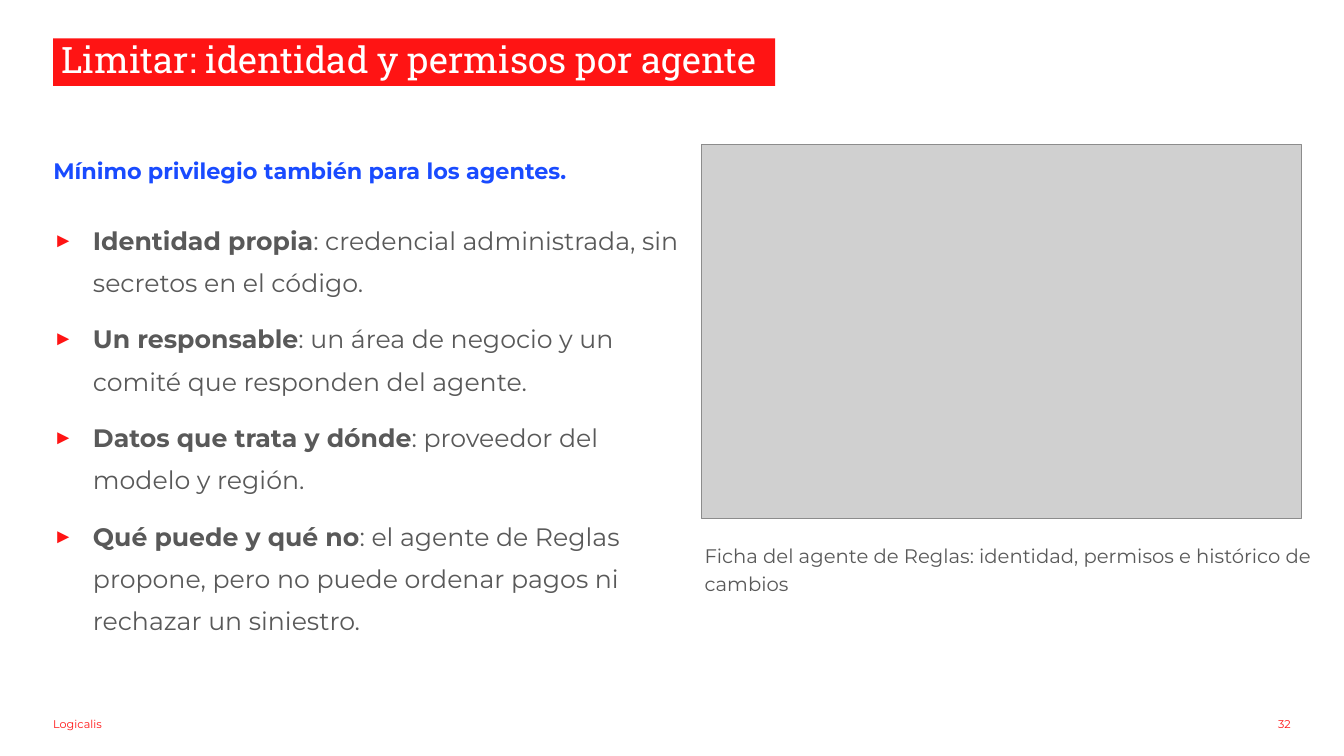
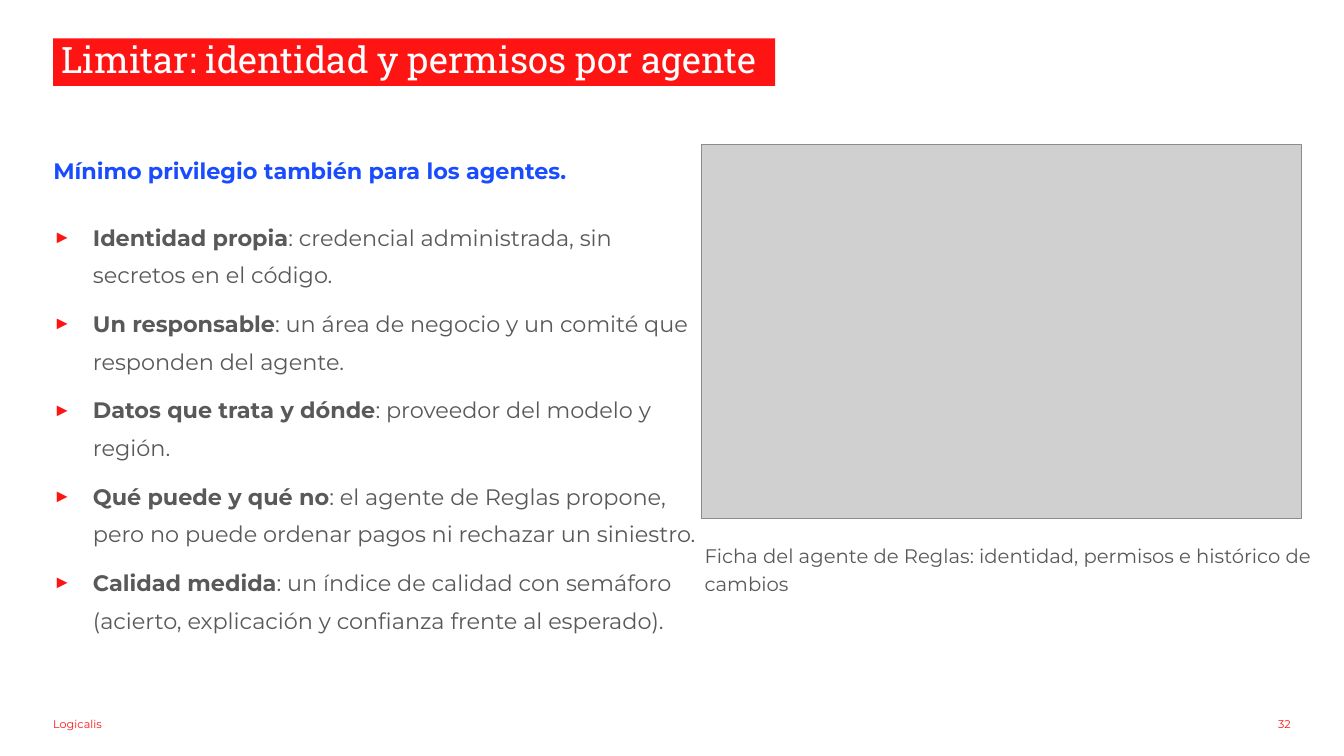
Before and after one commit to nachoenjuto/fnol-triage-v2, a slide deck: slide 32 of _docs/slides-observabilidad.pptx. Drawn at 1344x756 pixels with LibreOffice and Linux fonts; fonts in the diff are those of the drawing; grey boxes stand for pictures; background and template pictures are left out. Boxes give left, top, right and bottom in pixels: in the first picture for what was removed or moved away, otherwise in the second. Text is boxed around its words. In the diff, an @@ line names an element or a change of style, - is before the commit and + after.

```diff
--- a/_docs/slides-observabilidad.pptx
+++ b/_docs/slides-observabilidad.pptx
@@ text at (x1=93, y1=228, x2=696, y2=547): size 18 to 16 pt in "Identidad propia: credencial administrada, sin secretos en ...", "Un responsable: un área de negocio y ...", "Datos que trata y dónde: proveedor del ...", "Qué puede y qué no: el agente ..."; less space between paragraphs @@
@@ text at (x1=93, y1=573, x2=671, y2=634): paragraph added @@
+► Calidad medida: un índice de calidad con semáforo (acierto, explicación y confianza frente al esperado).
```
Also in this commit, not shown: 4 other slides changed, 7 slides added, 51 other files.
